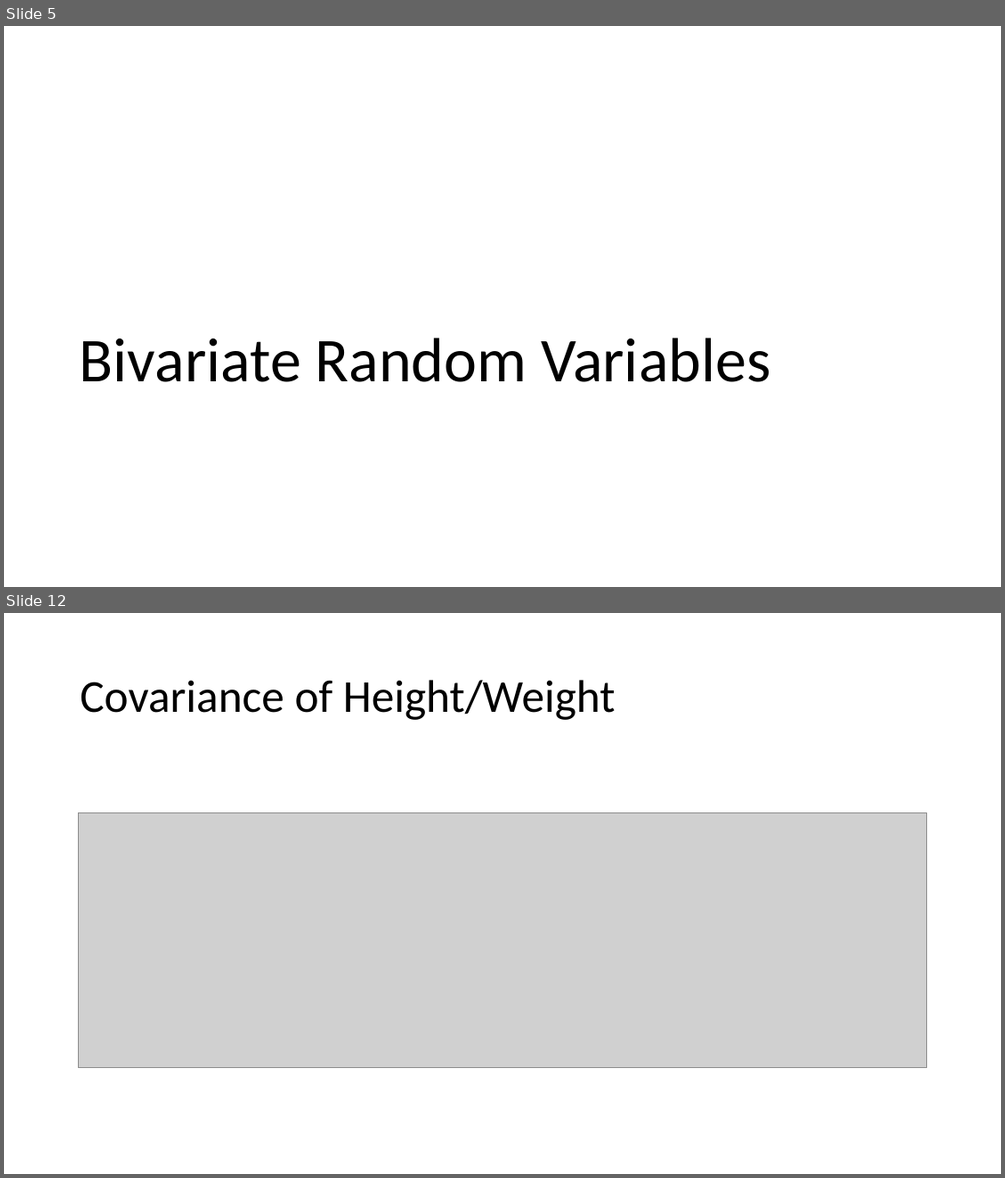
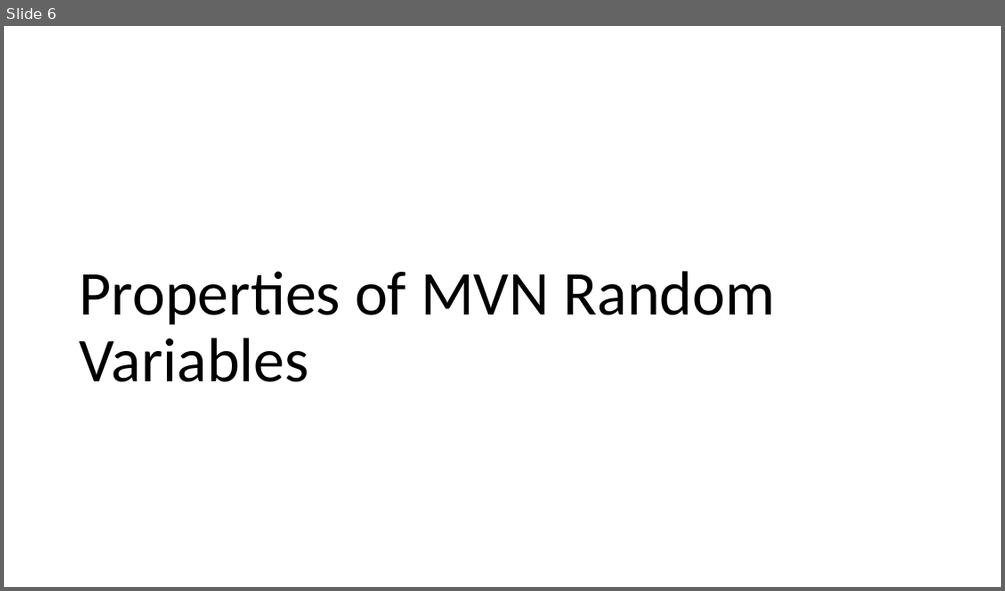
Before and after one commit to hunter-stats/stat717-class-materials, a slide deck: Class 03 Multivariate Normal Distribution.pptx. Shown one above the other, each under a label of ours: slides 5 and 12 before the commit, slide 6 after it; the slides between them are not shown. The pictures are 1005x1178 and 1005x591 pixels, drawn with LibreOffice and Linux fonts; fonts in the diff are those of the drawing; grey boxes stand for pictures. Boxes give left, top, right and bottom in pixels: in the first picture for what was removed or moved away, otherwise in the second. Text is boxed around its words. In the diff, an @@ line names an element or a change of style, - is before the commit and + after.

```diff
--- a/Class 03 Multivariate Normal Distribution.pptx
+++ b/Class 03 Multivariate Normal Distribution.pptx
@@ slide 12 removed at (4,613,1001,1174), background #FFFFFF @@
@@ title removed at (80,680,615,720) @@
-Covariance of Height/Weight
@@ picture removed at (78,812,927,1067) @@
@@ what was slide 5 is now slide 6 @@
@@ slide 6 changed as well @@
@@ title at (80,271,776,382): text changed @@
-Bivariate Random Variables
+Properties of MVN Random Variables
```
Also in this commit, not shown: 3 other slides changed, 23 slides added, 24 other slides removed, 3 other files.
